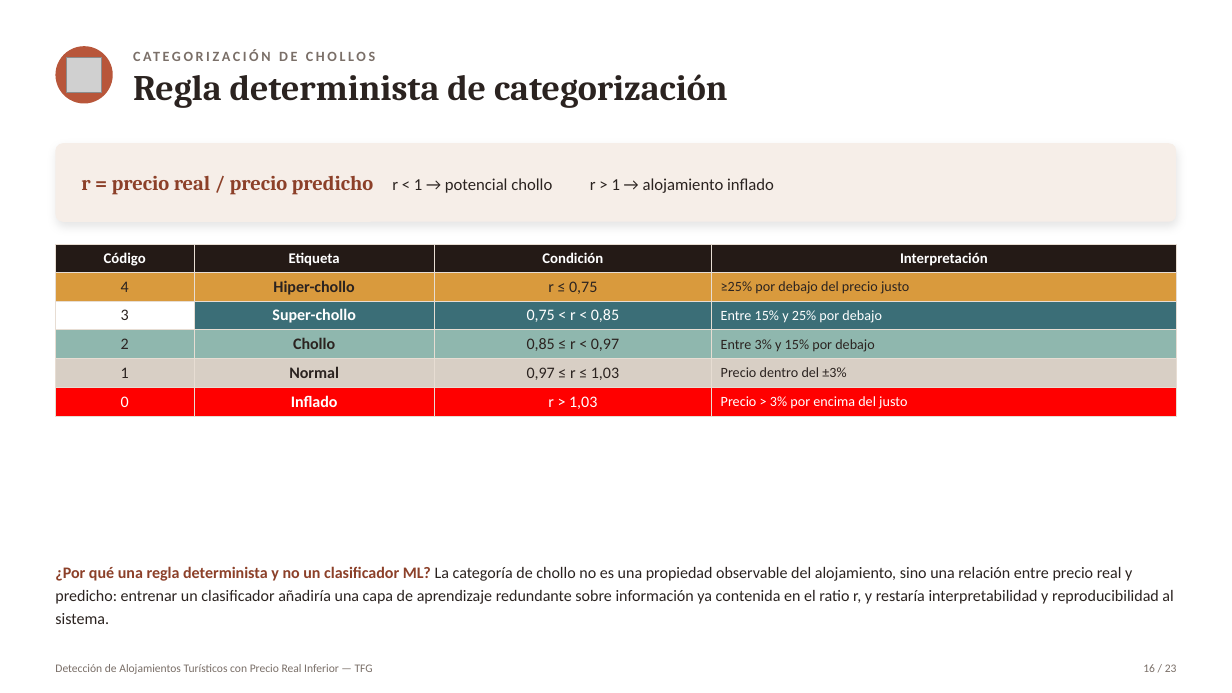
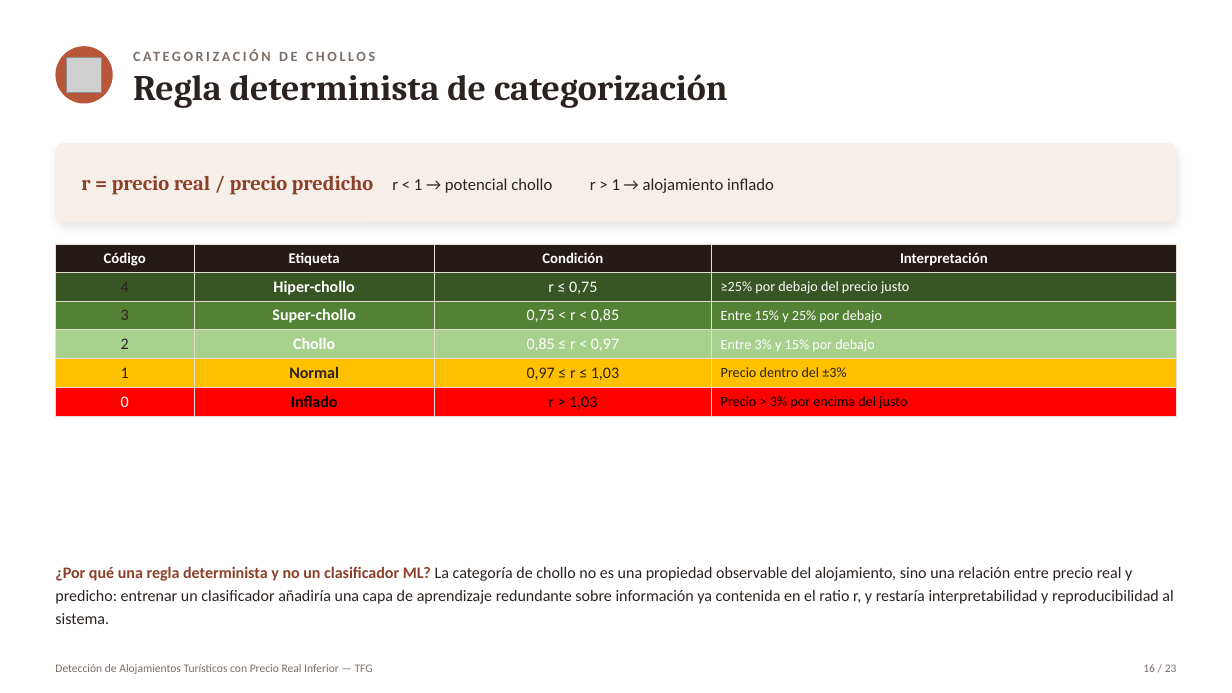
Before and after one commit to Marjimleo3/TFG, a slide deck: slide 16 of TFG_Chollos/Presentacion_Defensa_TFG.pptx. Drawn at 1232x693 pixels with LibreOffice and Linux fonts; fonts in the diff are those of the drawing; grey boxes stand for pictures. Boxes give left, top, right and bottom in pixels: in the first picture for what was removed or moved away, otherwise in the second. Text is boxed around its words. In the diff, an @@ line names an element or a change of style, - is before the commit and + after.

```diff
--- a/TFG_Chollos/Presentacion_Defensa_TFG.pptx
+++ b/TFG_Chollos/Presentacion_Defensa_TFG.pptx
@@ table at <box>55,245,1177,414</box> @@
@@ fill #D99A3D to #385723 in row 2 @@
@@ fill #FFFFFF to #548235 in row 3, column 1 @@
@@ fill #3B6E77 to #548235 in 3 cells @@
@@ fill #8FB7AE to #A9D18E in row 4 @@
@@ fill #D8CFC5 to #FFC000 in row 5 @@
@@ text colour #2B2320 to #FFFFFF in "Hiper-chollo", "r ≤ 0,75", "≥25% por debajo del precio justo", "Chollo" and 2 more places @@
@@ text colour #FFFFFF to #000000 in "Inflado", "r > 1,03", "Precio > 3% por encima del justo" @@
```
Also in this commit, not shown: 1 other slide changed.
